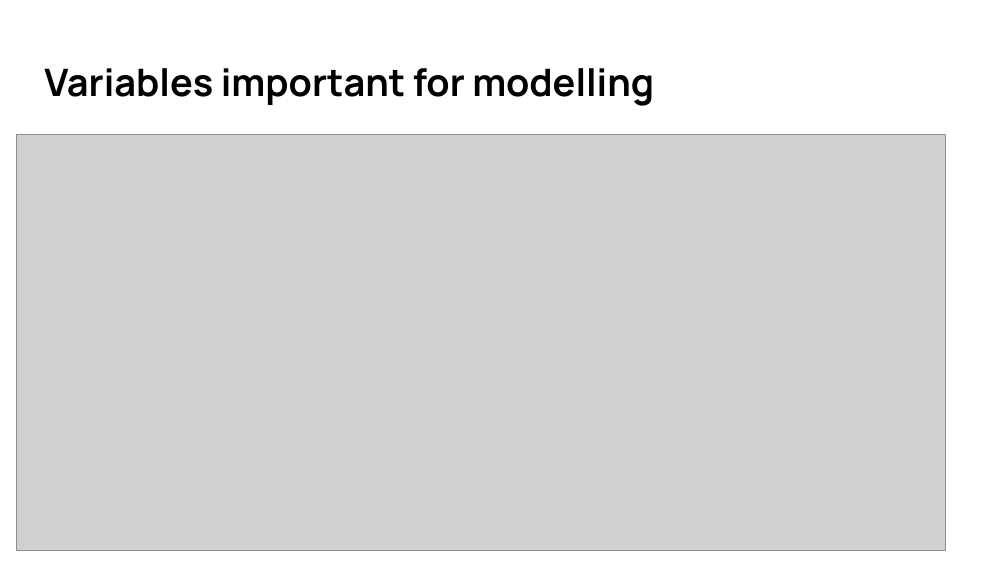
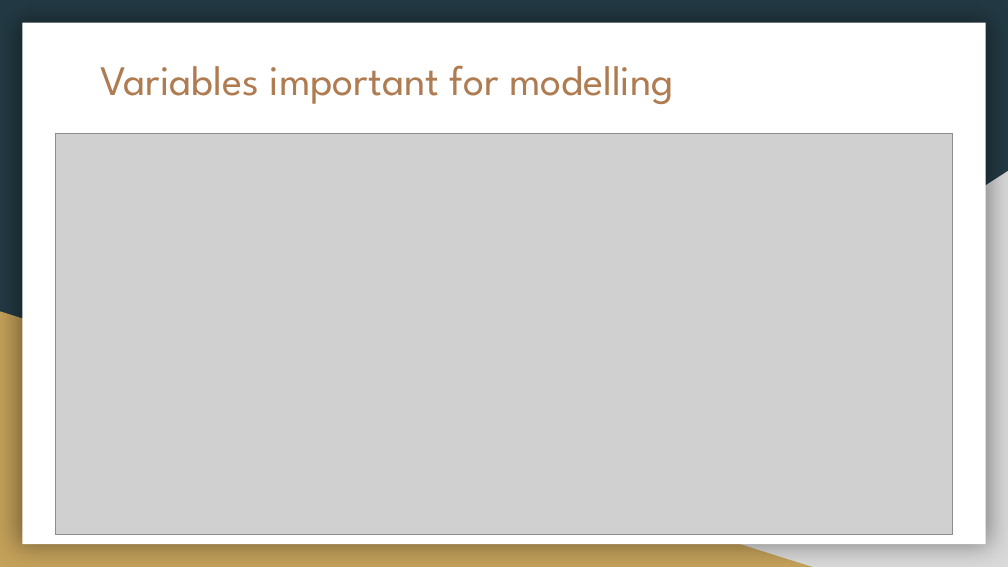
Before and after one commit to MusaAbbasi/Phase_2_Project, a slide deck: slide 7 of Phase 2 Project Presentation.pptx (slide 6 before the commit). Drawn at 1008x567 pixels with LibreOffice and Linux fonts; fonts in the diff are those of the drawing; grey boxes stand for pictures. Boxes give left, top, right and bottom in pixels: in the first picture for what was removed or moved away, otherwise in the second. Text is boxed around its words. In the diff, an @@ line names an element or a change of style, - is before the commit and + after.

```diff
--- a/Phase 2 Project Presentation.pptx
+++ b/Phase 2 Project Presentation.pptx
@@ background #FFFFFF to #233A44 @@
@@ rectangle added at <box>22,23,986,544</box>, fill #FFFFFF @@
@@ title "Variables important for modelling": place and size @@
-title "Variables important for modelling" at <box>44,68,654,106</box>
+title "Variables important for modelling" at <box>100,65,674,104</box>
@@ title "Variables important for modelling" at <box>100,65,674,104</box>: size 27 to 30 pt, font Manrope to League Spartan, text colour #000000 to #AF7B51, bold off @@
@@ picture: place and size @@
-picture at <box>17,135,946,550</box>
+picture at <box>55,133,953,534</box>
@@ right triangle added at <box>395,171,1008,567</box>, fill #D9D9D9 @@
@@ right triangle added at <box>0,311,812,567</box>, fill #C4A15A @@
```
Also in this commit, not shown: 4 other slides changed, 8 slides added, 7 slides removed, 2 other files.
